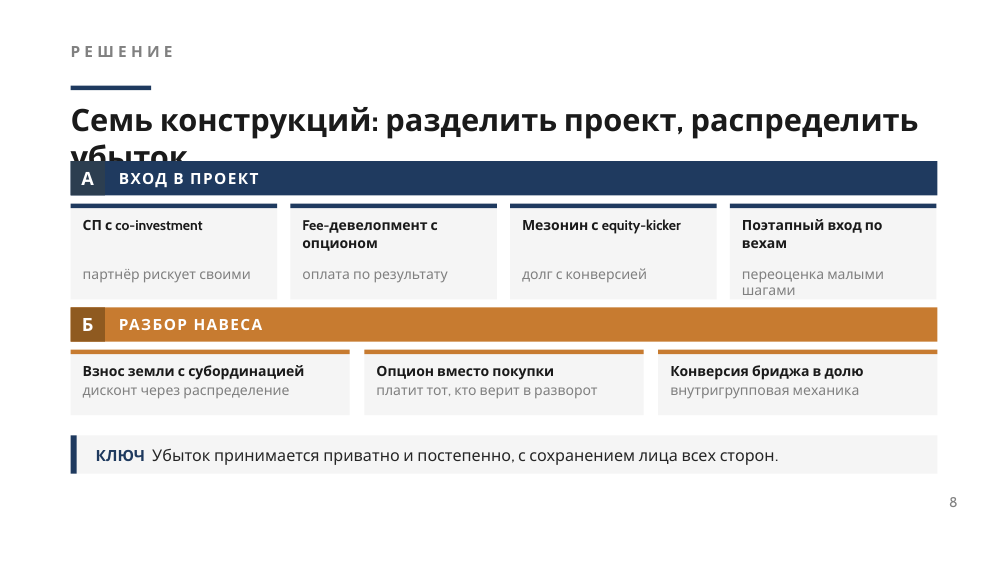
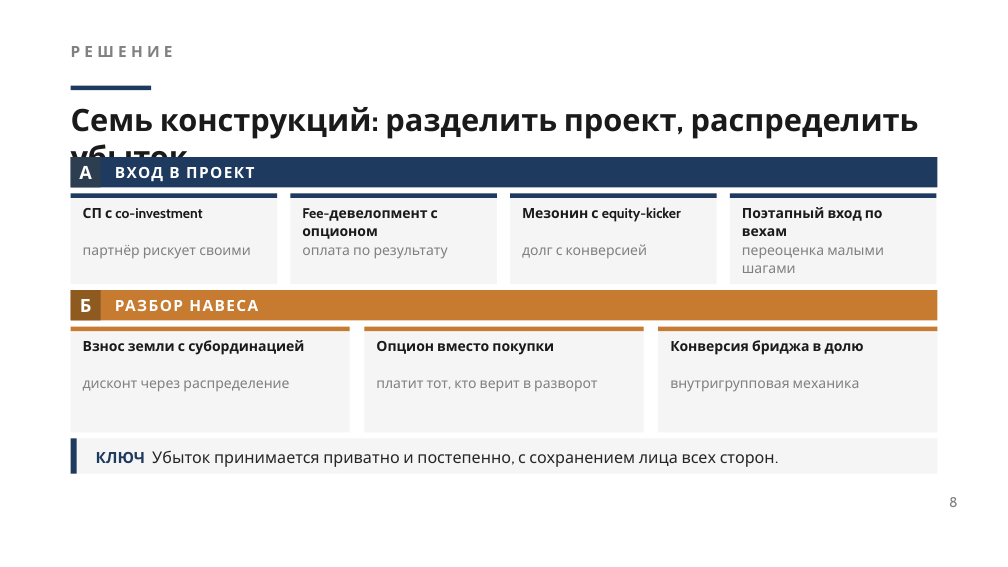
Before and after one commit to mail3875751-glitch/Solfeggio-2, a slide deck: slide 8 of Новое начало/Время партнёрских конструкций — внутренняя презентация (v2).pptx. Drawn at 1008x567 pixels with LibreOffice and Linux fonts; fonts in the diff are those of the drawing. Boxes give left, top, right and bottom in pixels: in the first picture for what was removed or moved away, otherwise in the second. Text is boxed around its words. In the diff, an @@ line names an element or a change of style, - is before the commit and + after.

```diff
--- a/Новое начало/Время партнёрских конструкций — внутренняя презентация (v2).pptx
+++ b/Новое начало/Время партнёрских конструкций — внутренняя презентация (v2).pptx
@@ text "А": place and size @@
-text "А" at bbox=[81, 172, 94, 185]
+text "А" at bbox=[79, 166, 92, 179]
@@ rectangle: place and size @@
-rectangle at bbox=[71, 161, 937, 196]
+rectangle at bbox=[71, 157, 937, 187]
@@ rectangle: place and size @@
-rectangle at bbox=[71, 161, 105, 196]
+rectangle at bbox=[71, 157, 101, 187]
@@ text "ВХОД В ПРОЕКТ": place and size @@
-text "ВХОД В ПРОЕКТ" at bbox=[119, 173, 259, 188]
+text "ВХОД В ПРОЕКТ" at bbox=[115, 167, 255, 182]
@@ rectangle: place and size @@
-rectangle at bbox=[71, 204, 277, 299]
+rectangle at bbox=[71, 194, 277, 284]
@@ text "СП с co-investment": place and size @@
-text "СП с co-investment" at bbox=[83, 220, 202, 230]
+text "СП с co-investment" at bbox=[83, 208, 202, 218]
@@ rectangle: place and size @@
-rectangle at bbox=[290, 204, 497, 299]
+rectangle at bbox=[290, 194, 497, 284]
@@ text "Fee-девелопмент с опционом": place and size @@
-text "Fee-девелопмент с опционом" at bbox=[302, 220, 438, 251]
+text "Fee-девелопмент с опционом" at bbox=[302, 208, 438, 239]
@@ rectangle: place and size @@
-rectangle at bbox=[510, 204, 717, 299]
+rectangle at bbox=[510, 194, 717, 284]
@@ text "Мезонин с equity-kicker": place and size @@
-text "Мезонин с equity-kicker" at bbox=[522, 219, 681, 234]
+text "Мезонин с equity-kicker" at bbox=[522, 207, 681, 222]
@@ 4 rectangles: place and size @@
-4 rectangles at bbox=[71, 204, 936, 208]
+4 rectangles at bbox=[71, 194, 936, 198]
@@ rectangle: place and size @@
-rectangle at bbox=[730, 204, 936, 299]
+rectangle at bbox=[730, 194, 936, 284]
@@ text "Поэтапный вход по вехам": place and size @@
-text "Поэтапный вход по вехам" at bbox=[742, 219, 883, 248]
+text "Поэтапный вход по вехам" at bbox=[742, 207, 883, 236]
@@ text "партнёр рискует своими": place and size @@
-text "партнёр рискует своими" at bbox=[83, 269, 251, 283]
+text "партнёр рискует своими" at bbox=[83, 245, 251, 259]
@@ text "оплата по результату": place and size @@
-text "оплата по результату" at bbox=[302, 271, 448, 282]
+text "оплата по результату" at bbox=[302, 247, 448, 258]
@@ text "долг с конверсией": place and size @@
-text "долг с конверсией" at bbox=[522, 268, 647, 282]
+text "долг с конверсией" at bbox=[522, 244, 647, 258]
@@ line spacing 1 to 1.05 in 7 elements at bbox=[83, 380, 289, 392], bbox=[376, 380, 597, 391], bbox=[670, 380, 860, 391], bbox=[83, 245, 251, 259], bbox=[302, 247, 448, 258], bbox=[522, 244, 647, 258], bbox=[742, 247, 884, 273] @@
@@ text "переоценка малыми шагами": place and size @@
-text "переоценка малыми шагами" at bbox=[742, 271, 884, 295]
+text "переоценка малыми шагами" at bbox=[742, 247, 884, 273]
@@ text "Б": place and size @@
-text "Б" at bbox=[82, 318, 94, 331]
+text "Б" at bbox=[80, 299, 92, 312]
@@ rectangle: place and size @@
-rectangle at bbox=[71, 307, 937, 342]
+rectangle at bbox=[71, 290, 937, 321]
@@ rectangle: place and size @@
-rectangle at bbox=[71, 307, 105, 342]
+rectangle at bbox=[71, 290, 101, 321]
@@ text "РАЗБОР НАВЕСА": place and size @@
-text "РАЗБОР НАВЕСА" at bbox=[119, 319, 263, 330]
+text "РАЗБОР НАВЕСА" at bbox=[115, 300, 258, 311]
@@ rectangle: place and size @@
-rectangle at bbox=[71, 350, 350, 415]
+rectangle at bbox=[71, 327, 350, 432]
@@ rectangle: place and size @@
-rectangle at bbox=[365, 350, 644, 415]
+rectangle at bbox=[365, 327, 644, 432]
@@ 3 rectangles: place and size @@
-3 rectangles at bbox=[71, 350, 937, 354]
+3 rectangles at bbox=[71, 327, 937, 331]
@@ rectangle: place and size @@
-rectangle at bbox=[658, 350, 937, 415]
+rectangle at bbox=[658, 327, 937, 432]
@@ text "Взнос земли с субординацией": place and size @@
-text "Взнос земли с субординацией" at bbox=[83, 365, 304, 380]
+text "Взнос земли с субординацией" at bbox=[83, 340, 304, 355]
@@ text "Опцион вместо покупки": place and size @@
-text "Опцион вместо покупки" at bbox=[376, 366, 554, 380]
+text "Опцион вместо покупки" at bbox=[376, 341, 554, 355]
@@ text "Конверсия бриджа в долю": place and size @@
-text "Конверсия бриджа в долю" at bbox=[670, 365, 864, 380]
+text "Конверсия бриджа в долю" at bbox=[670, 340, 864, 355]
@@ text "дисконт через распределение": place and size @@
-text "дисконт через распределение" at bbox=[83, 387, 289, 399]
+text "дисконт через распределение" at bbox=[83, 380, 289, 392]
@@ text "платит тот, кто верит в ...": place and size @@
-text "платит тот, кто верит в ..." at bbox=[376, 387, 597, 398]
+text "платит тот, кто верит в ..." at bbox=[376, 380, 597, 391]
@@ text "внутригрупповая механика": place and size @@
-text "внутригрупповая механика" at bbox=[670, 387, 860, 398]
+text "внутригрупповая механика" at bbox=[670, 380, 860, 391]
```
Also in this commit, not shown: 3 other slides changed.
